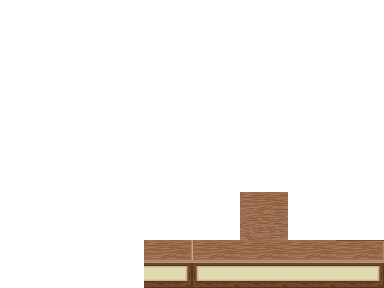
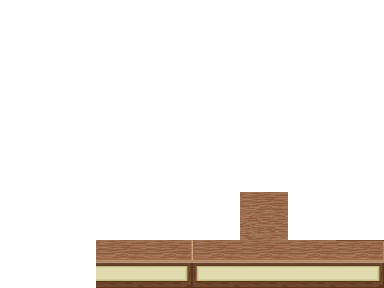
Two versions of the same layered image (384 x 288). Layer-by-layer changes:
pixels changed over [96,240,144,288] (layer not identified)
